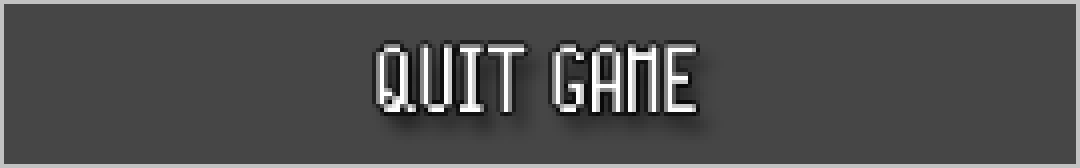
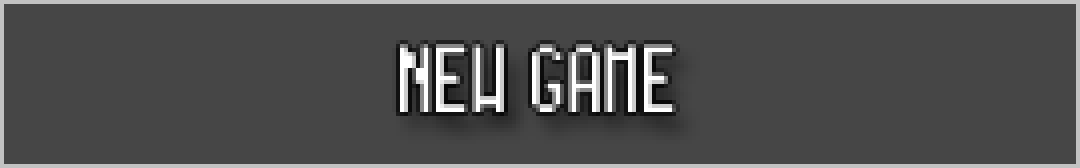
Layer changes from the first w=1080, h=168 image to the second:
renamed "QUIT GAME" to "NEW GAME", painted on it over (376, 44, 696, 116)
